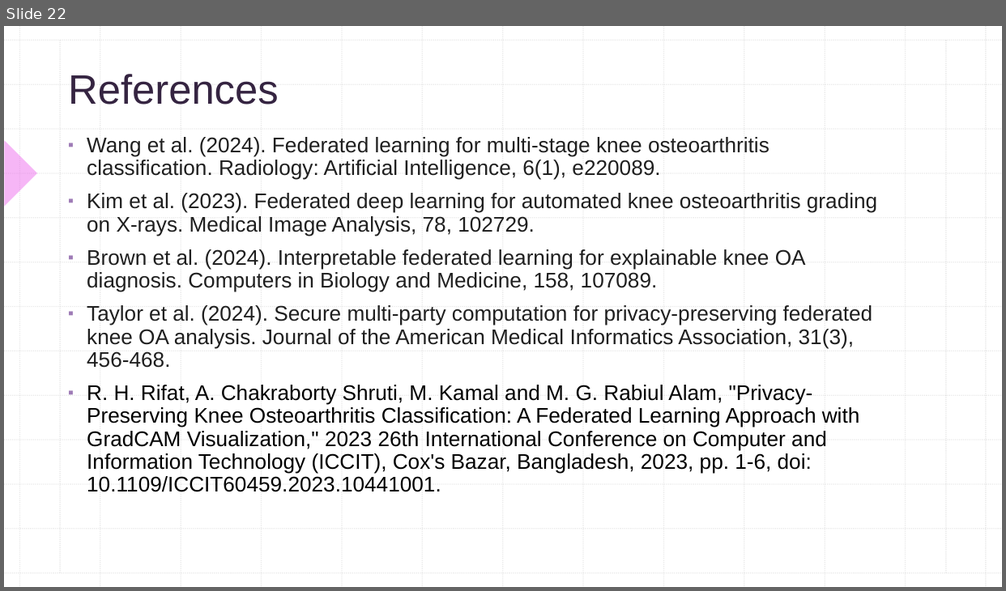
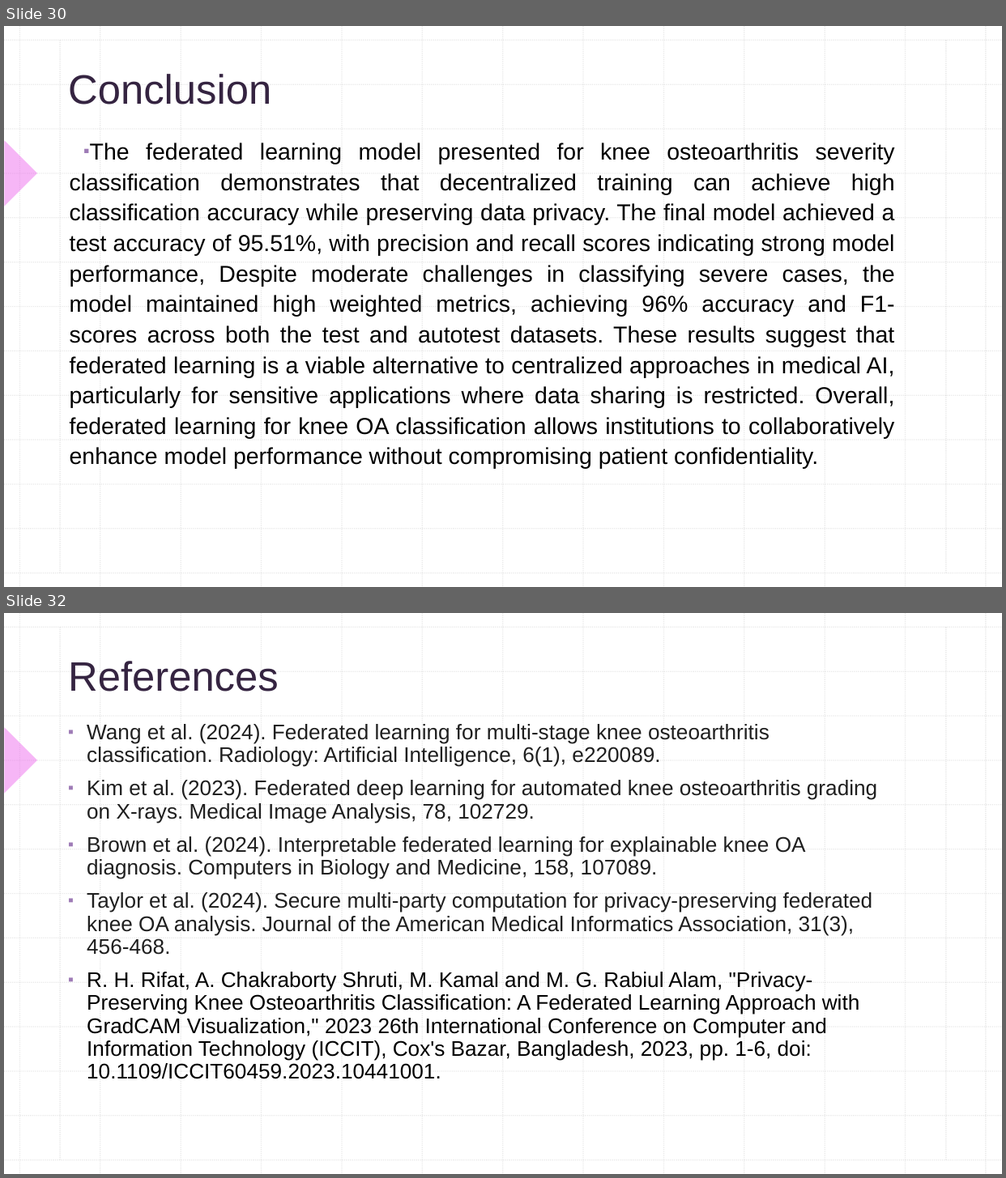
Before and after one commit to SaiNikhil26/PJT1-FL, a slide deck: Documents/PJT-1 Review-2.pptx. Shown one above the other, each under a label of ours: slide 22 before the commit, slides 30 and 32 after it; the slides between them are not shown. The pictures are 1006x591 and 1006x1178 pixels, drawn with LibreOffice and Linux fonts; fonts in the diff are those of the drawing. Boxes give left, top, right and bottom in pixels: in the first picture for what was removed or moved away, otherwise in the second. Text is boxed around its words. In the diff, an @@ line names an element or a change of style, - is before the commit and + after.

Commit message:
Added extra results

```diff
--- a/Documents/PJT-1 Review-2.pptx
+++ b/Documents/PJT-1 Review-2.pptx
@@ slide 30 added at [4, 26, 1002, 587], background #FFFFFF; not listed: 29 template elements that a slide beside it also shows @@
@@ title added at [68, 74, 271, 105], 39.6 pt, text #352441 @@
+Conclusion
@@ text added at [70, 143, 895, 469], 22.2 pt, text #000000 @@
+▪ The federated learning model presented for knee osteoarthritis severity classification demonstrates that decentralized training can achieve high classification accuracy while preserving data privacy. The final model achieved a test accuracy of 95.51%, with precision and recall scores indicating strong model performance, Despite moderate challenges in classifying severe cases, the model maintained high weighted metrics, achieving 96% accuracy and F1-scores across both the test and autotest datasets. These results suggest that federated learning is a viable alternative to centralized approaches in medical AI, particularly for sensitive applications where data sharing is restricted. Overall, federated learning for knee OA classification allows institutions to collaboratively enhance model performance without compromising patient confidentiality.
@@ what was slide 22 is now slide 32 @@
```
Also in this commit, not shown: 4 slides changed, 10 other slides added, 1 slide removed, 27 other files.
